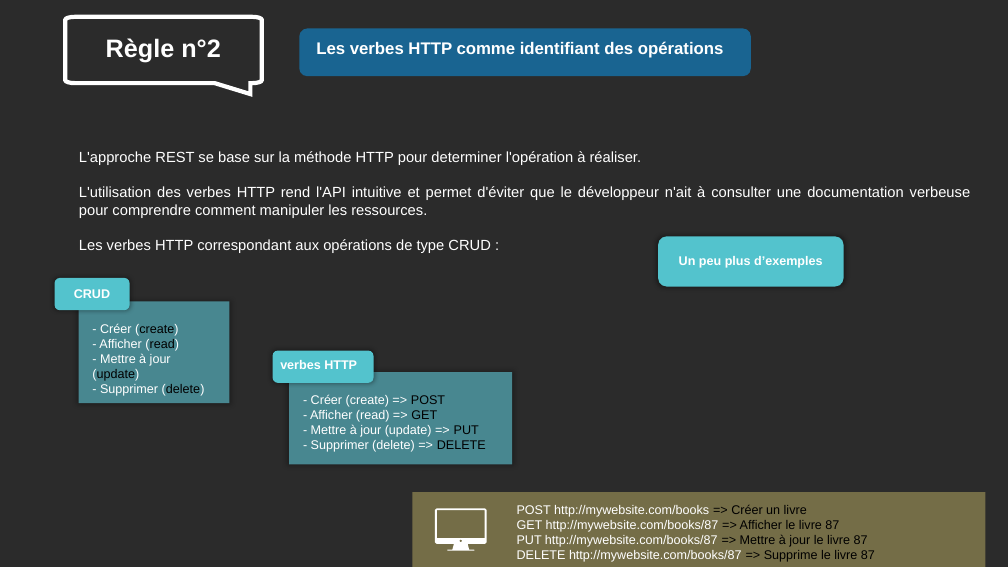
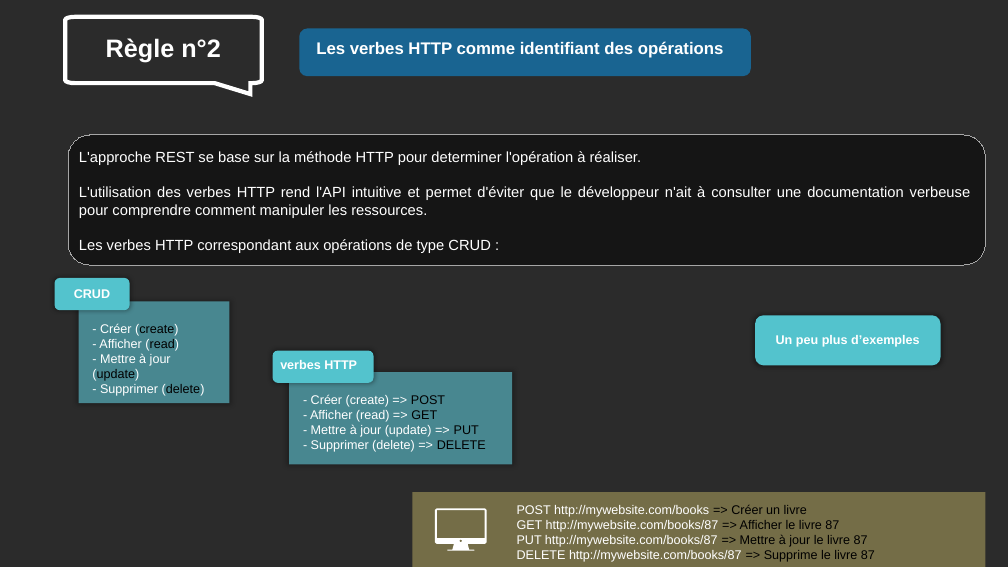
Before and after one commit to Mario-35/api-prestentation, a slide deck: slide 11 of prestentation.pptx. Drawn at 1008x567 pixels with LibreOffice and Linux fonts; fonts in the diff are those of the drawing; background and template pictures are left out; a plain dark background stands for a picture behind light text. Boxes give left, top, right and bottom in pixels: in the first picture for what was removed or moved away, otherwise in the second. Text is boxed around its words. In the diff, an @@ line names an element or a change of style, - is before the commit and + after.

```diff
--- a/prestentation.pptx
+++ b/prestentation.pptx
@@ rounded rectangle added at box(68, 135, 985, 265), fill #000000 at 50% opacity, outline #A6A6A6 0.75 pt @@
@@ rounded rectangle: place and size @@
-rounded rectangle at box(659, 237, 844, 287)
+rounded rectangle at box(755, 315, 941, 365)
@@ text "Un peu plus d’exemples": place and size @@
-text "Un peu plus d’exemples" at box(679, 256, 823, 268)
+text "Un peu plus d’exemples" at box(776, 335, 920, 347)
```
Also in this commit, not shown: 10 other slides changed, 2 slides added.
